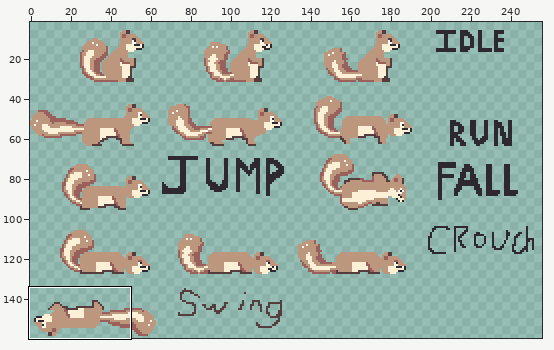
Pixel-art file -- Asset Projects/squirrel/v2/squirrel.aseprite. Above, an overview of the earlier version with the close-up marked.
Close-up. As it was:
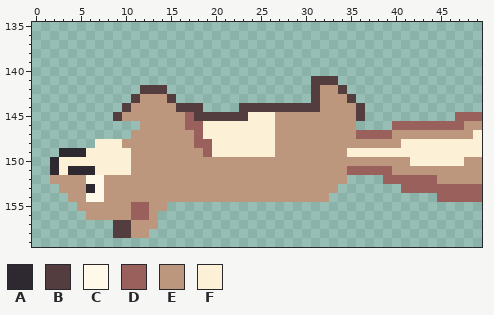
256x160 pixels, 1 frame. Colours within 5 levels of each other are drawn and written as one. Shown: x 0..49, y 135..159. The wide view leaves out empty margins. The commit also changed other parts of the picture, which this record leaves out.
Palette (. is transparent): A #2e2931  B #533d3f  C #fef9e8  D #9a605b  E #bd967e  F #fcf1d7
Pixels before, first column x 2:
141 .............................BBB................
142 ..........BBB................BEEB...............
143 .........BEEEB...............BEEEB..............
144 ........BEEEEEBBB....BBBBBBBBBEEEEB.............
145 .......BEEEEEEEDBBBBBBFFFEEEEEEEEEB..........DDD
146 ..........EEEEEDDFFFFFFFFEEEEEEEEE....DDDDDDDDEE
147 .........EEEEEEEDFFFFFFFFEEEEEEEEEDDDDEEEEEEEEEF
148 .....FFFEEEEEEEEDDFFFFFFFEEEEEEEEEEEEEEFFFFFFFFF
149 .AAAFFFFFEEEEEEEEDFFFFFFFEEEEEEEEFFFFFFFFFFFFFFF
150 AFFFFFFFFEEEEEEEEEEEEEEEEEEEEEEEEEEEEEEEFFFFFFEE
151 AFAAAFFFFEEEEEEEEEEEEEEEEEEEEEEEEDDDDDEEEEEEEEEE
152 EEEECCEEEEEEEEEEEEEEEEEEEEEEEEEEE....DDDDDDEEEEE
153 .EEEACEEEEEEEEEEEEEEEEEEEEEEEEEE.......DDDDDDDDD
154 ..EECCEEEEEEEEEEEEEEEEEEEEEEEEE............DDDDD
155 ...EEEEEEDDEE...................................
156 ....EEEEEDDE....................................
157 .......BBEEE....................................
158 .......BBEE.....................................
After the commit:
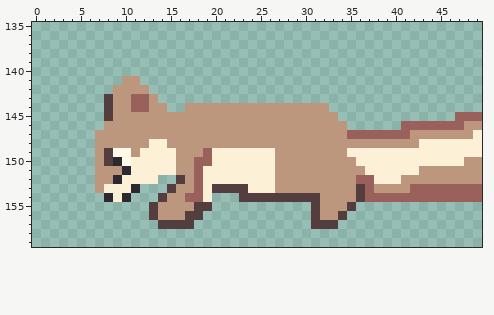
Edits made:
y 141: x 10..11 .. -> EE; x 31..33 BBB -> ...
y 142: x 9..14 ...BBB -> EEEE..; x 31..34 BEEB -> ....
y 143: x 8..12 ...BE -> BEEDD; x 14..15 EB -> ..; x 31..35 BEEEB -> .....
y 144: x 8..12 ..BEE -> BEEDD; x 15..31 EBBB....BBBBBBBBB -> ..EEEEEEEEEEEEEEE; x 33..36 EEEB -> ....
y 145: x 8..9 .B -> BE; x 17..26 DBBBBBBFFF -> EEEEEEEEEE; x 34..36 EEB -> ...
y 146: x 8..11 .... -> EEEE; x 17..26 DDFFFFFFFF -> EEEEEEEEEE; x 35 E -> .; x 40 D -> .
y 147: x 7..10 .... -> EEEE; x 18..26 DFFFFFFFF -> EEEEEEEEE; x 35 E -> D; x 40..41 EE -> DD
y 148: x 7..9 FFF -> EEE; x 13..14 EE -> FF; x 18..26 DDFFFFFFF -> EEEEEEEEE; x 41..42 FF -> EE
y 149: x 3..10 AAAFFFFF -> ....EBCC; x 12..15 EEEE -> FFFF
y 150: x 2..15 AFFFFFFFFEEEEE -> .....EBACFFFFF; x 18..26 EEEEEEEEE -> DDFFFFFFF; x 36..41 EEEEEE -> FFFFFF
y 151: x 2..15 AFAAAFFFFEEEEE -> .....EEEAFFFFF; x 18..26 EEEEEEEEE -> DFFFFFFFF; x 35..42 DDDDDEEE -> EEFFFFFF
y 152: x 2..7 EEEECC -> .....E; x 9..16 EEEEEEEE -> AFFFF..B; x 18..26 EEEEEEEEE -> DFFFFFFFF; x 35..44 ....DDDDDD -> EDDFFFEEEE
y 153: x 3..15 EEEACEEEEEEEE -> ....EFFFA...B; x 18..26 EEEEEEEEE -> DFBBBBFFF; x 34..41 .......D -> EEBDEEEE
y 154: x 4..14 EECCEEEEEEE -> ....AFA...B; x 17..31 EEEEEEEEEEEEEEE -> DDF...BBBBBBBBB; x 33..44 ............ -> EEEBDDDDDDDD
y 155: x 5..13 EEEEEEDDE -> ........B; x 15..19 ..... -> EEEBB; x 31..35 ..... -> BEEEB
y 156: x 6..18 EEEEEDDE..... -> .......BEEEBB; x 31..34 .... -> BEEB
y 157: x 9..17 BBEEE.... -> .....BBBB; x 31..33 ... -> BBB
y 158: x 9..12 BBEE -> ....
